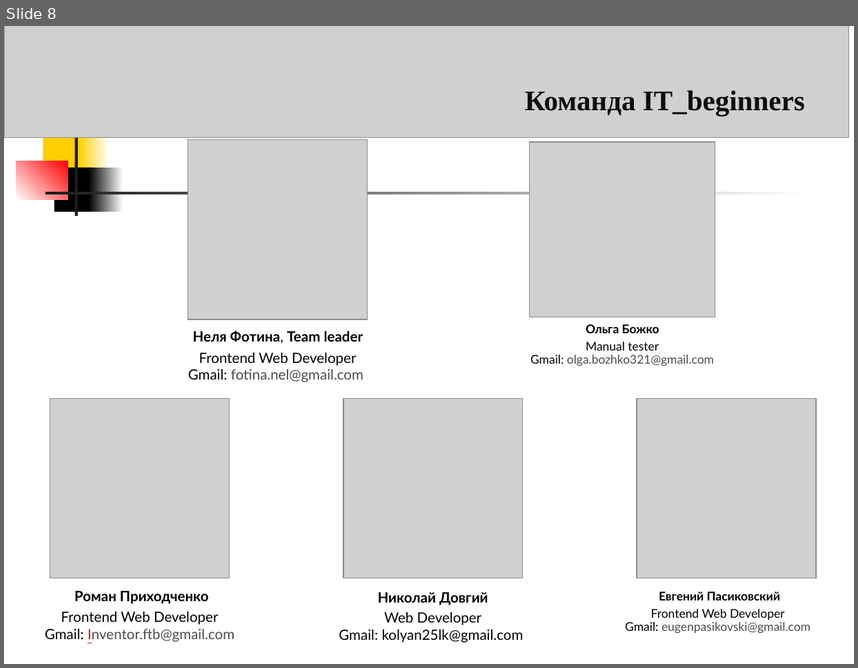
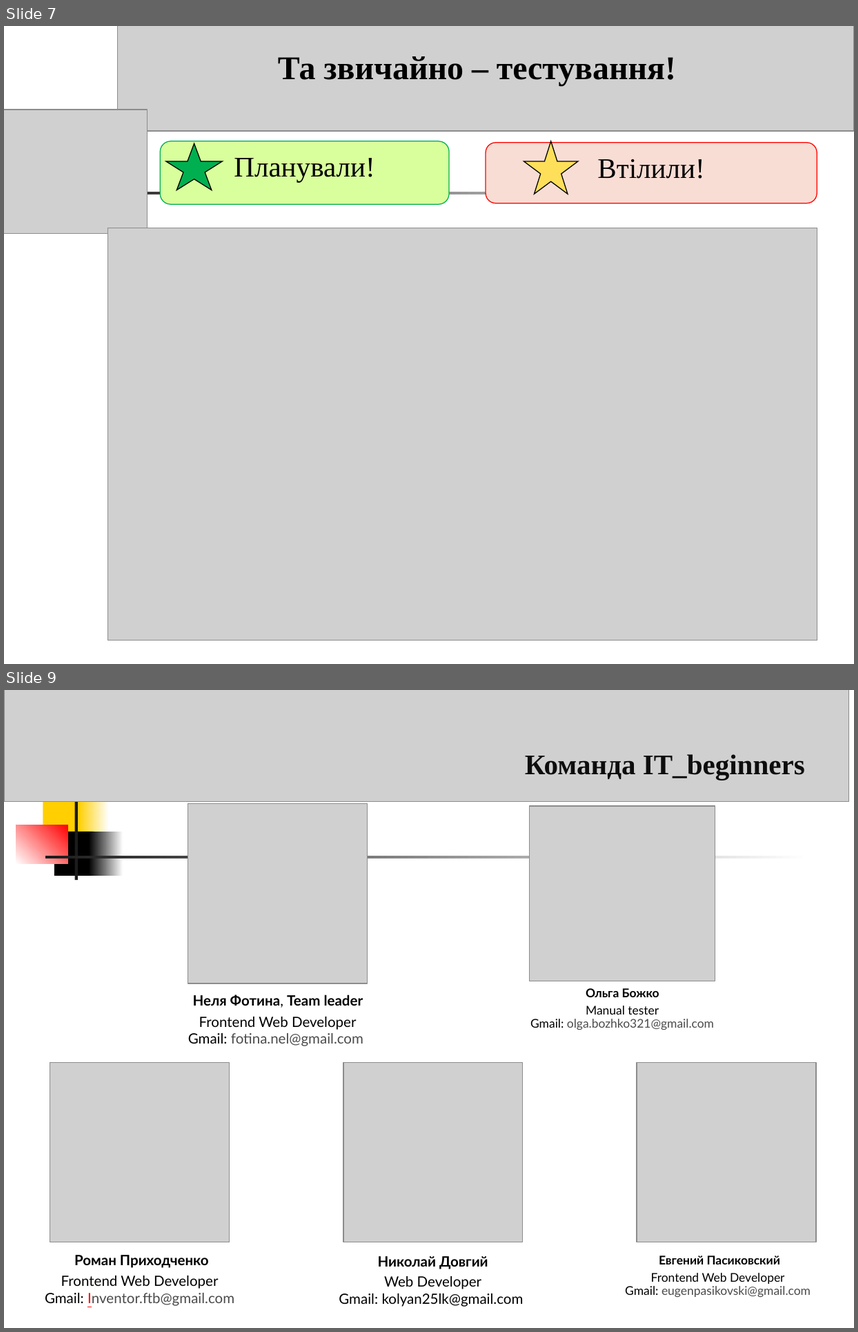
Before and after one commit to NellFotina/NellFotina.github.io, a slide deck: ITBeginners.ppt. Shown one above the other, each under a label of ours: slide 8 before the commit, slides 7 and 9 after it; the slides between them are not shown. The pictures are 858x668 and 858x1332 pixels, drawn with LibreOffice and Linux fonts; fonts in the diff are those of the drawing; grey boxes stand for pictures. Boxes give left, top, right and bottom in pixels: in the first picture for what was removed or moved away, otherwise in the second. Text is boxed around its words. In the diff, an @@ line names an element or a change of style, - is before the commit and + after.

```diff
--- a/ITBeginners.ppt
+++ b/ITBeginners.ppt
@@ slide 7 added at bbox=[4, 26, 854, 664], background #FFFFFF; not listed: 1 template element that a slide beside it also shows @@
@@ picture added at bbox=[117, 26, 854, 131] @@
@@ title added at bbox=[278, 56, 676, 86], 28 pt, text #000000, bold @@
+Та звичайно – тестування!
@@ picture added at bbox=[4, 109, 147, 234] @@
@@ rounded rectangle added at bbox=[161, 141, 450, 203], fill #D9FE9C, outline #00B050 0.74 pt, 24 pt, text #000000 @@
+Планували!
@@ freeform shape added at bbox=[166, 143, 223, 190], fill #00B050, outline #000000 0.74 pt @@
@@ rounded rectangle added at bbox=[486, 143, 818, 203], fill #F8DDD4, outline #FF0000 0.74 pt, 24 pt, text #000000 @@
+Втілили!
@@ freeform shape added at bbox=[524, 141, 579, 194], fill #FEDF59, outline #000000 0.74 pt @@
@@ picture added at bbox=[107, 227, 817, 640] @@
@@ what was slide 8 is now slide 9 @@
```
Also in this commit, not shown: 1 slide changed, 2 other slides added, 2 slides removed, 3 other files.
